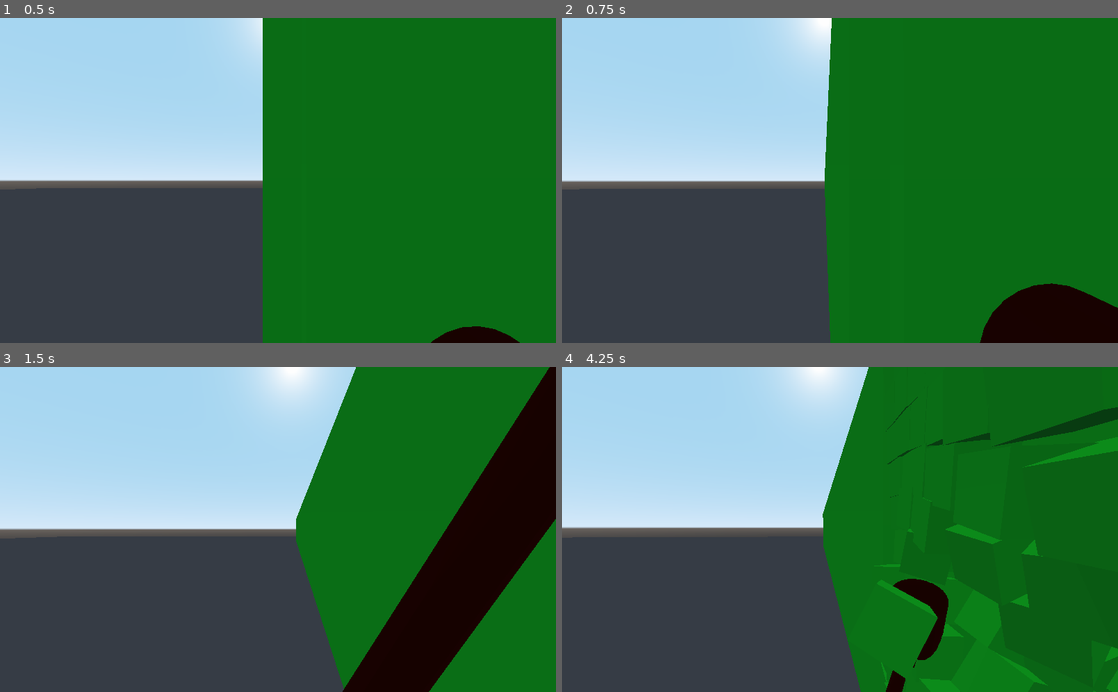
Above: before the commit, frames 1-4 (two rows, left to right).
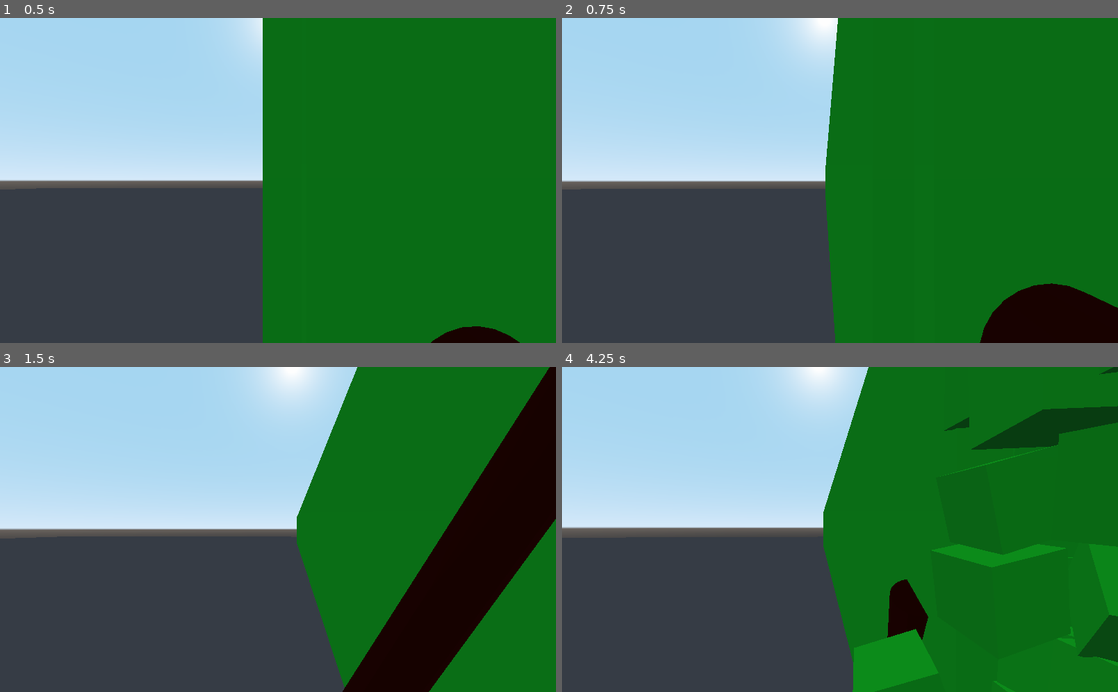
Above: after the commit, the same moments.

Repository: Gedas-S/what-minotaur
Game: Godot game, scene res://Maze.tscn
The game is run twice, just before and just after one commit, with the same random seed, the same clock (stepped at 60 frames per second) and the same inputs.
Inputs (mouse positions are in pixels of both pictures, inside the frame that each line leads up to):
- Up to frame 1 (0.5 s): no input
- Up to frame 2 (0.75 s): tap Enter at 0.5 s; move the mouse to (867, 180) at 0.52 s; hold W from 0.53 s (still down); tap Shift at 0.6 s; click (867, 180) at 0.67 s
- Up to frame 3 (1.5 s): keep holding W; tap Space at 0.77 s; move the mouse to (250, 529) at 1.27 s; tap Shift at 1.35 s
- Up to frame 4 (4.25 s): keep holding W; tap Space at 1.52, 3.02, 3.77 s; move the mouse to (851, 523) at 2.02 s; tap Shift at 2.1, 2.85, 3.6 s; move the mouse to (834, 536) at 2.77 s; click (834, 536) at 2.92 s; move the mouse to (878, 532) at 3.52 s

Frame 1 is identical in both runs. In frame 2, 0.5% of the frame differs, in the area x 3-50%, y 0-100%; in frame 3, 0.1%; in frame 4, 8.7%, in the area x 46-100%, y 0-100%.

Commit message:
press SHIFT to run

Diff:
--- a/Player.gd
+++ b/Player.gd
@@ -12,6 +12,7 @@
 var hammer_hitter : KinematicBody
 var hammer_has_hit : bool = true
 var hammer_hitter_last_pos : Vector3
+var running : bool = false
 
 func _ready():
 	self.camera = self.get_node("PlayerEyes")
@@ -26,11 +27,15 @@
 func _process(delta):
 	# warning-ignore:return_value_discarded
 	var vel = self.transform.xform(velocity.normalized())-self.transform.origin
-	vel.x *= speed*delta
-	vel.z *= speed*delta
+	var multiplier = speed*delta
+	if running:
+		multiplier *= 2
+	vel.x *= multiplier
+	vel.z *= multiplier
 	if vel.y == 1:
 		vel.y = speed / 10
 	vel.y += gravity * delta
+
 	self.move_and_slide(vel, Vector3(0,1,0))
 	if (self.hammer.current_animation_position < 1.1 or not self.hammer_has_hit) and self.hammer.current_animation_position > 0.95:
 		self.hammer_has_hit = true
@@ -51,6 +56,8 @@
 			velocity.x = int(event.pressed) * -1
 		elif event.scancode == KEY_SPACE:
 			velocity.y = int(event.pressed && is_on_floor()) * 1
+		elif event.scancode == KEY_SHIFT:
+			running = event.pressed
 		elif event.scancode == KEY_ESCAPE and event.pressed != esc_capture:
 			esc_capture = event.pressed
 			if event.pressed:
